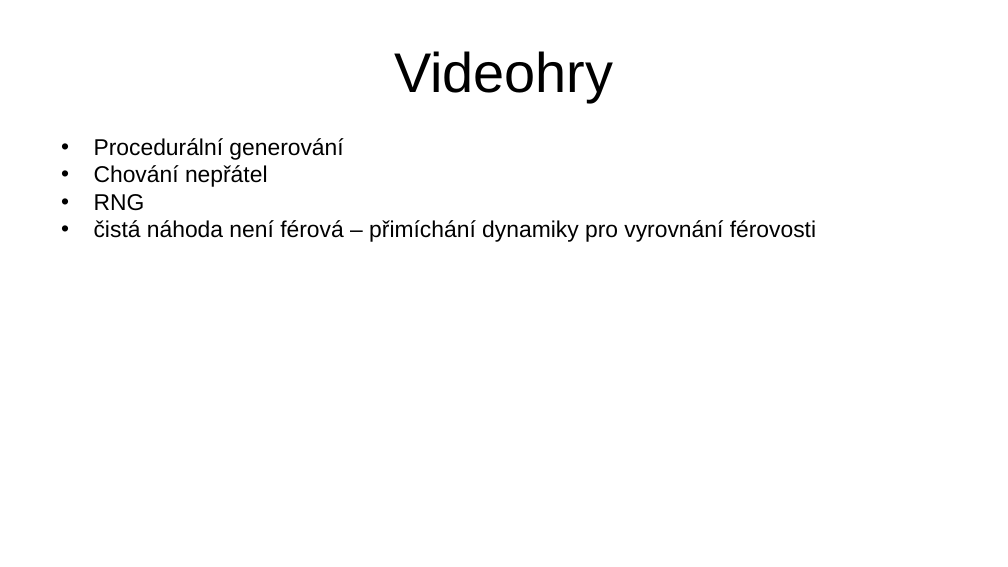
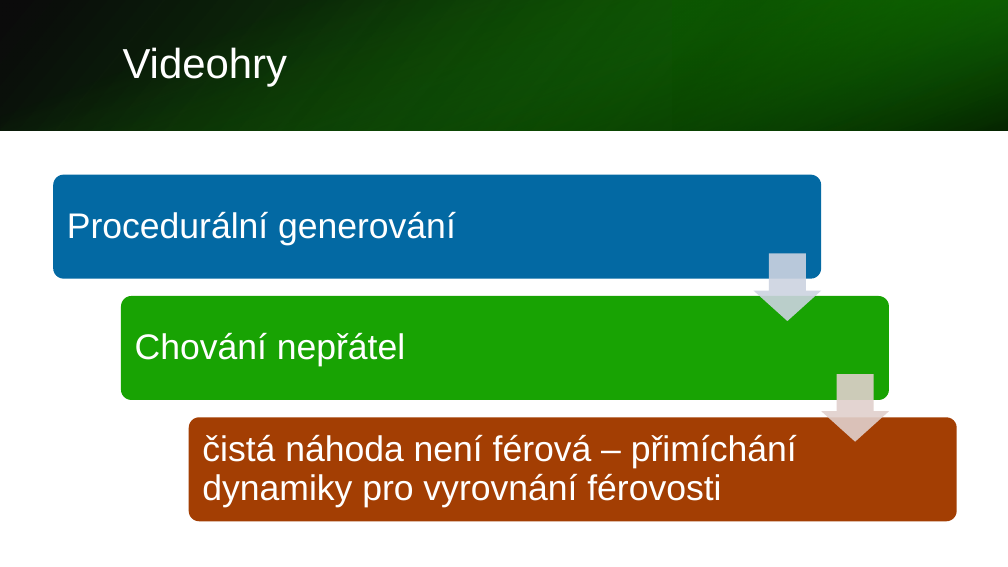
Before and after one commit to hruboson/UTB-PO-RAND, a slide deck: slide 11 of presentation.pptx. Drawn at 1008x567 pixels with LibreOffice and Linux fonts; fonts in the diff are those of the drawing. Boxes give left, top, right and bottom in pixels: in the first picture for what was removed or moved away, otherwise in the second. Text is boxed around its words. In the diff, an @@ line names an element or a change of style, - is before the commit and + after.

Commit message:
Prezentace pokročilé programování
Přidal jsem text do poznámek co bychom mohli +- říkat a snažil jsem se dodržovat styl možná ještě tam dám nějaký obsah a nějaký counter slidů

```diff
--- a/presentation.pptx
+++ b/presentation.pptx
@@ rectangle added at [0,0,1008,131], fill gradient #000000 to #127A02 @@
@@ rectangle added at [0,0,1008,130], fill gradient #18A303 to #000000 @@
@@ title "Videohry": place and size @@
-title "Videohry" at [394,51,613,102]
+title "Videohry" at [123,47,288,87]
@@ title "Videohry" at [123,47,288,87]: size 44 to 33 pt, text colour #000000 to #FFFFFF; alignment centre to left; line spacing 1 to 0.9 @@
@@ rectangle added at [672,0,1008,131], fill gradient #0C5201 to #18A303 @@
@@ text removed at [94,138,816,242] @@
-• Procedurální generování
-• Chování nepřátel
-• RNG
-• čistá náhoda není férová – přimíchání dynamiky pro vyrovnání férovosti
@@ group added at [53,175,957,521]: 3 rounded rectangles, 3 texts, 2 down arrows @@
+Procedurální generování
+Chování nepřátel
+čistá náhoda není férová – přimíchání dynamiky pro vyrovnání férovosti
```
Also in this commit, not shown: 12 other slides changed, 3 slides added, 1 slide removed.
